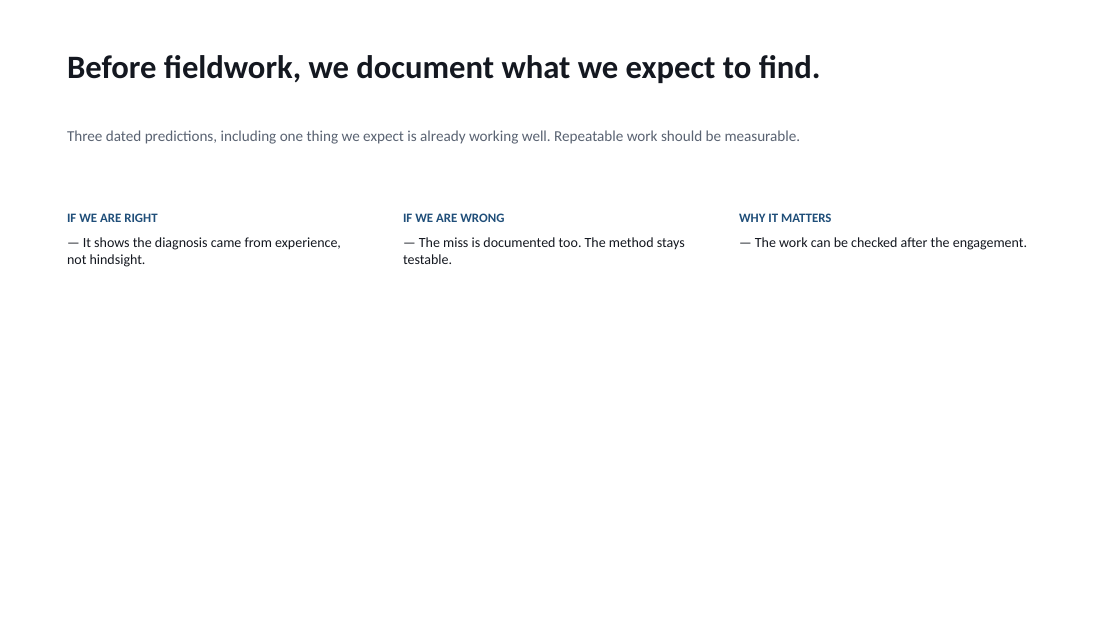
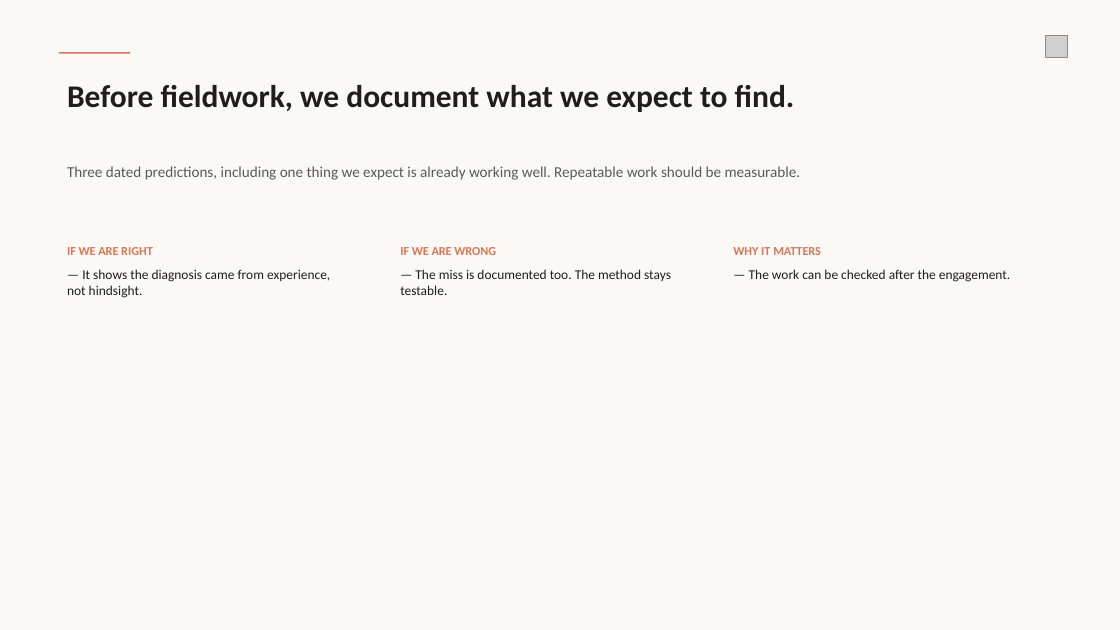
Before and after one commit to wirewalktech/AI-Extension, a slide deck: slide 8 of operating-review.pptx. Drawn at 1120x630 pixels with LibreOffice and Linux fonts; fonts in the diff are those of the drawing; grey boxes stand for pictures. Boxes give left, top, right and bottom in pixels: in the first picture for what was removed or moved away, otherwise in the second. Text is boxed around its words. In the diff, an @@ line names an element or a change of style, - is before the commit and + after.

```diff
--- a/operating-review.pptx
+++ b/operating-review.pptx
@@ background #FFFFFF to #FAF9F5 @@
@@ rectangle added at bbox=[59, 52, 130, 54], fill #D97757 @@
@@ picture added at bbox=[1046, 35, 1068, 57] @@
@@ text "Before fieldwork, we document what ...": place and size @@
-text "Before fieldwork, we document what ..." at bbox=[67, 55, 821, 83]
+text "Before fieldwork, we document what ..." at bbox=[67, 85, 795, 112]
@@ text "Before fieldwork, we document what ..." at bbox=[67, 85, 795, 112]: size 28 to 27 pt, text colour #141820 to #1F1E1D @@
@@ text "Three dated predictions, including one ...": place and size @@
-text "Three dated predictions, including one ..." at bbox=[67, 130, 801, 144]
+text "Three dated predictions, including one ..." at bbox=[67, 166, 801, 180]
@@ text "Three dated predictions, including one ..." at bbox=[67, 166, 801, 180]: text colour #5A6372 to #5C5A54 @@
@@ text "IF WE ARE RIGHT": place and size @@
-text "IF WE ARE RIGHT" at bbox=[67, 213, 341, 267]
+text "IF WE ARE RIGHT" at bbox=[67, 247, 330, 298]
@@ text "IF WE ARE RIGHT" at bbox=[67, 247, 330, 298]: size 11 to 10.5 pt, text colour #1F4E79 to #D97757 in "IF WE ARE RIGHT"; size 12 to 11.5 pt, text colour #141820 to #1F1E1D in "— It shows the diagnosis came from ..." @@
@@ text "IF WE ARE WRONG": place and size @@
-text "IF WE ARE WRONG" at bbox=[403, 213, 685, 264]
+text "IF WE ARE WRONG" at bbox=[400, 247, 671, 295]
@@ text "IF WE ARE WRONG" at bbox=[400, 247, 671, 295]: size 11 to 10.5 pt, text colour #1F4E79 to #D97757 in "IF WE ARE WRONG"; size 12 to 11.5 pt, text colour #141820 to #1F1E1D in "— The miss is documented too. The ..." @@
@@ text "WHY IT MATTERS": place and size @@
-text "WHY IT MATTERS" at bbox=[739, 213, 1027, 250]
+text "WHY IT MATTERS" at bbox=[733, 247, 1010, 282]
@@ text "WHY IT MATTERS" at bbox=[733, 247, 1010, 282]: size 11 to 10.5 pt, text colour #1F4E79 to #D97757 in "WHY IT MATTERS"; size 12 to 11.5 pt, text colour #141820 to #1F1E1D in "— The work can be checked after ..." @@
```
Also in this commit, not shown: 11 other slides changed, 5 other files.
